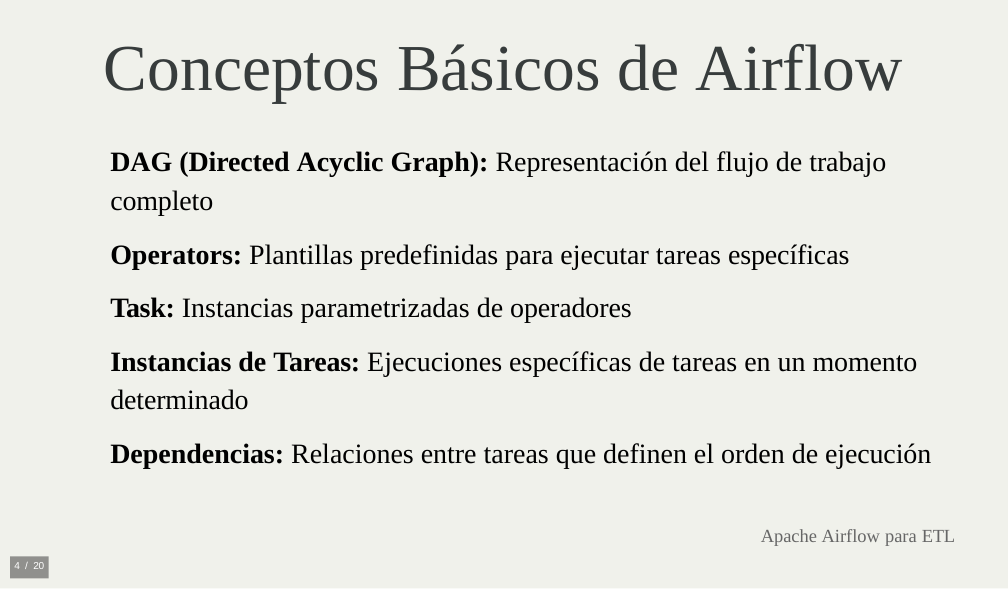
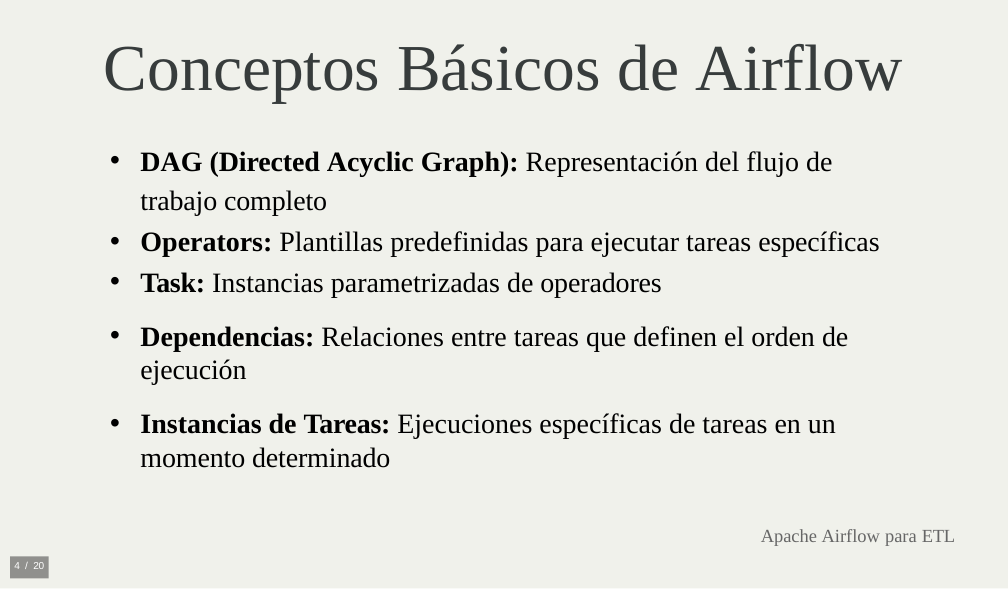
Before and after one commit to ronaldespinozaa/clase_airflow_etl, a slide deck: slide 4 of Apache_Airflow_para_ETL.pptx. Drawn at 1008x589 pixels with LibreOffice and Linux fonts; fonts in the diff are those of the drawing; background and template pictures are left out. Boxes give left, top, right and bottom in pixels: in the first picture for what was removed or moved away, otherwise in the second. Text is boxed around its words. In the diff, an @@ line names an element or a change of style, - is before the commit and + after.

```diff
--- a/Apache_Airflow_para_ETL.pptx
+++ b/Apache_Airflow_para_ETL.pptx
@@ text at [140, 151, 879, 468]: bullet none to •; line spacing 1 to 1.19; less space between paragraphs; line spacing 1.16 to 1; more space between paragraphs @@
@@ text at [140, 326, 848, 385]: paragraph added @@
+• Dependencias: Relaciones entre tareas que definen el orden de ejecución
@@ text at [110, 443, 931, 469]: paragraph removed @@
-Dependencias: Relaciones entre tareas que definen el orden de ejecución
```
Also in this commit, not shown: 2 other slides changed.
